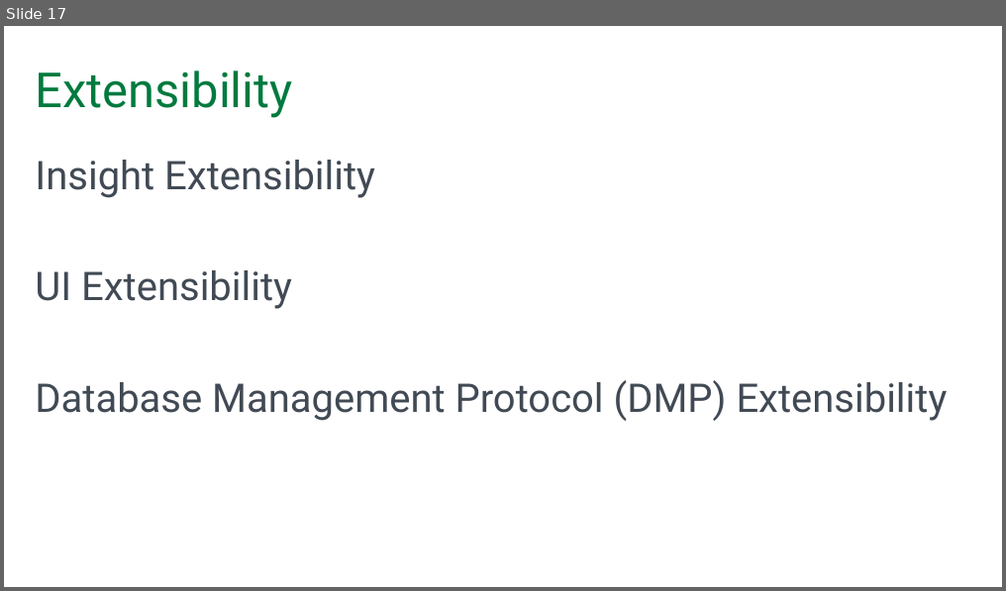
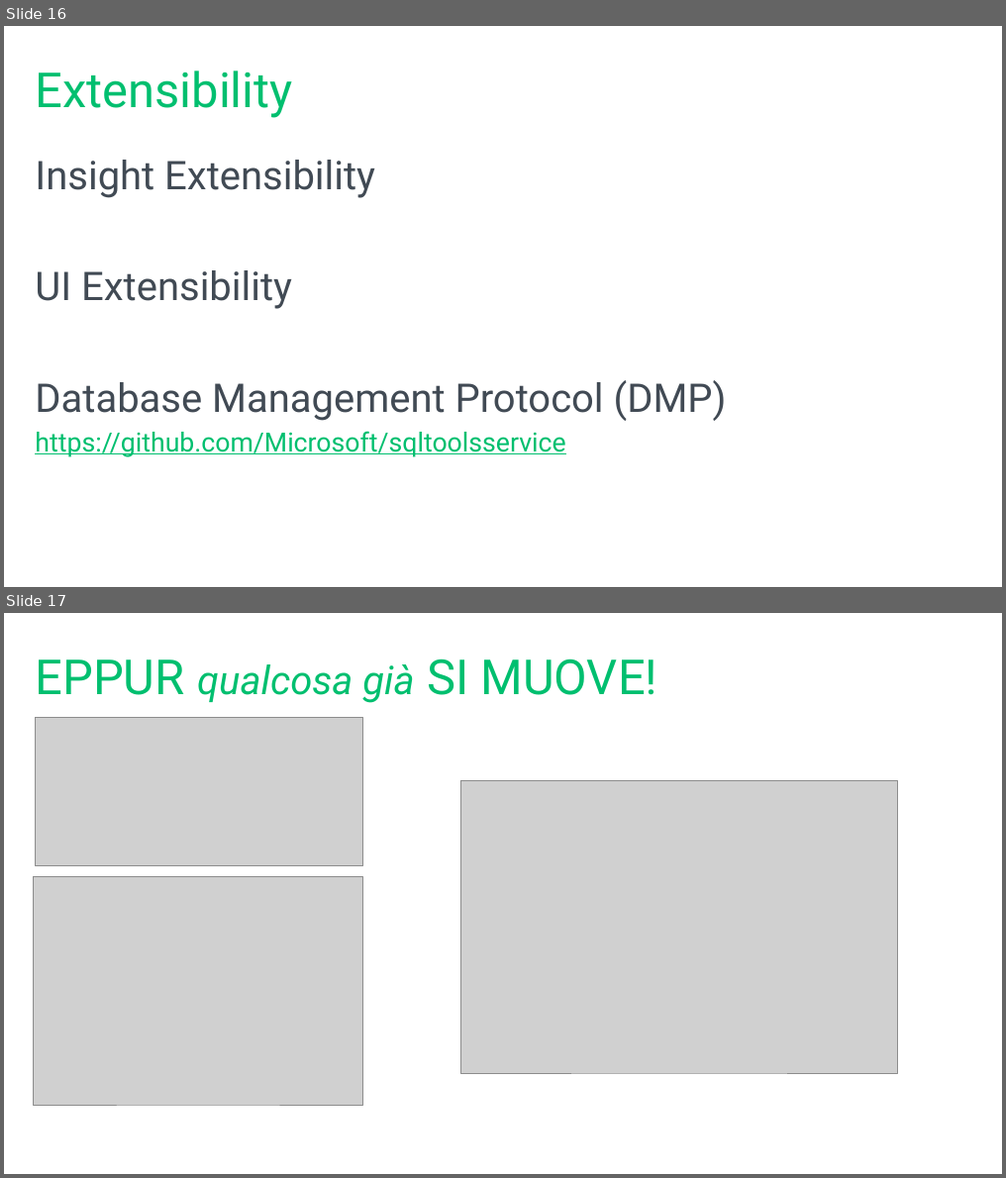
Before and after one commit to mrg3d/demo-opsstudio-repo, a slide deck: Introducing SQL Operations Studio.pptx. Shown one above the other, each under a label of ours: slide 17 before the commit, slides 16 and 17 after it. The pictures are 1006x591 and 1006x1178 pixels, drawn with LibreOffice and Linux fonts; fonts in the diff are those of the drawing; grey boxes stand for pictures; background and template pictures are left out. Boxes give left, top, right and bottom in pixels: in the first picture for what was removed or moved away, otherwise in the second. Text is boxed around its words. In the diff, an @@ line names an element or a change of style, - is before the commit and + after.

```diff
--- a/Introducing SQL Operations Studio.pptx
+++ b/Introducing SQL Operations Studio.pptx
@@ slide 17 added at box(4, 613, 1002, 1174), background #FFFFFF @@
@@ title added at box(36, 659, 657, 703), 44 pt, text #00BF6F @@
+EPPUR qualcosa già SI MUOVE!
@@ picture added at box(35, 718, 362, 866) @@
@@ picture added at box(460, 780, 897, 1073) @@
@@ picture added at box(34, 877, 362, 1106) @@
@@ what was slide 17 is now slide 16 @@
@@ slide 16 changed as well @@
@@ title "Extensibility" at box(36, 71, 293, 118): text colour #007A3E to #00BF6F @@
@@ text at box(35, 380, 727, 458): text changed; size 36 to 24 pt; text colour #414A54 to #00BF6F @@
-Database Management Protocol (DMP) Extensibility
+Database Management Protocol (DMP)
+https://github.com/Microsoft/sqltoolsservice
```
Also in this commit, not shown: 16 other slides changed, 7 other slides added, 4 slides removed.
